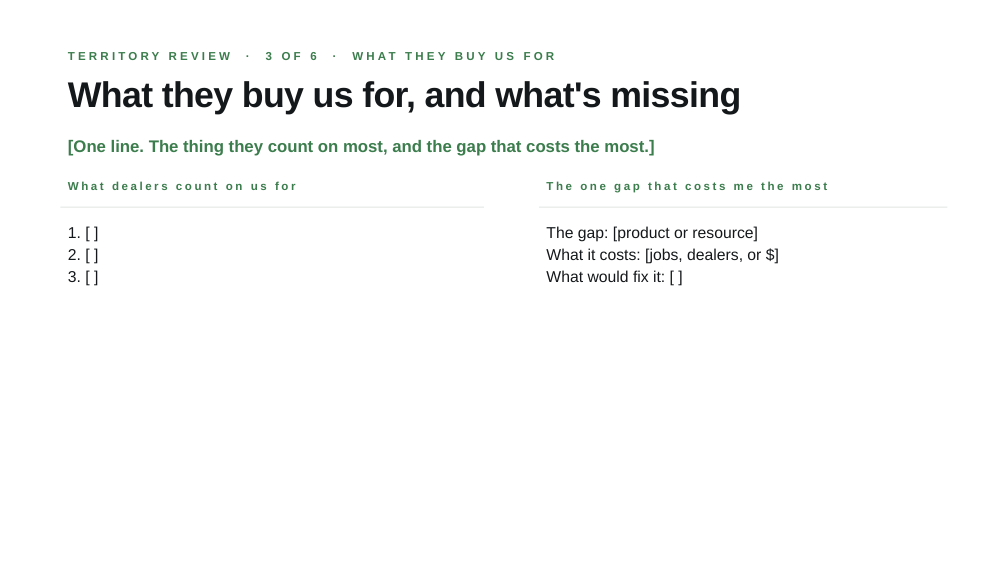
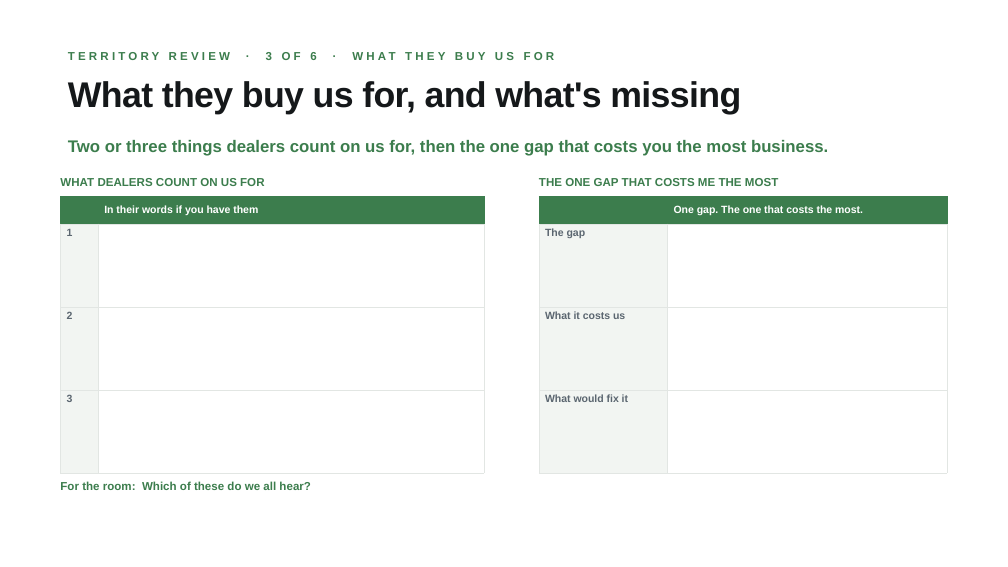
Before and after one commit to guralsnj/git_test, a slide deck: slide 4 of decks/territory-review/Territory Presentation - RSM.pptx. Drawn at 1008x567 pixels with LibreOffice and Linux fonts; fonts in the diff are those of the drawing; background and template pictures are left out. Boxes give left, top, right and bottom in pixels: in the first picture for what was removed or moved away, otherwise in the second. Text is boxed around its words. In the diff, an @@ line names an element or a change of style, - is before the commit and + after.

```diff
--- a/decks/territory-review/Territory Presentation - RSM.pptx
+++ b/decks/territory-review/Territory Presentation - RSM.pptx
@@ text at <box>68,140,828,156</box>: text changed @@
-[One line. The thing they count on most, and the gap that costs the most.]
+Two or three things dealers count on us for, then the one gap that costs you the most business.
@@ text at <box>60,178,264,186</box>: text changed @@
-What dealers count on us for
+WHAT DEALERS COUNT ON US FOR
@@ text at <box>539,178,778,186</box>: text changed @@
-The one gap that costs me the most
+THE ONE GAP THAT COSTS ME THE MOST
@@ line removed from (60, 207) to (484, 207) @@
@@ table added at <box>60,197,484,473</box>, 4 rows, 2 columns @@
+ | In their words if you have them
+1 | 
+2 | 
+3 | 
@@ line removed from (539, 207) to (948, 207) @@
@@ table added at <box>539,197,948,473</box>, 4 rows, 2 columns @@
+ | One gap. The one that costs the most.
+The gap | 
+What it costs us | 
+What would fix it | 
@@ text removed at <box>68,227,81,282</box> @@
-1. [ ]
-2. [ ]
-3. [ ]
@@ text removed at <box>546,226,761,282</box> @@
-The gap: [product or resource]
-What it costs: [jobs, dealers, or $]
-What would fix it: [ ]
@@ text added at <box>60,481,310,490</box>, 11 pt, text #3C7D4D, bold @@
+For the room: Which of these do we all hear?
```
Also in this commit, not shown: 5 other slides changed, 3 other files.
